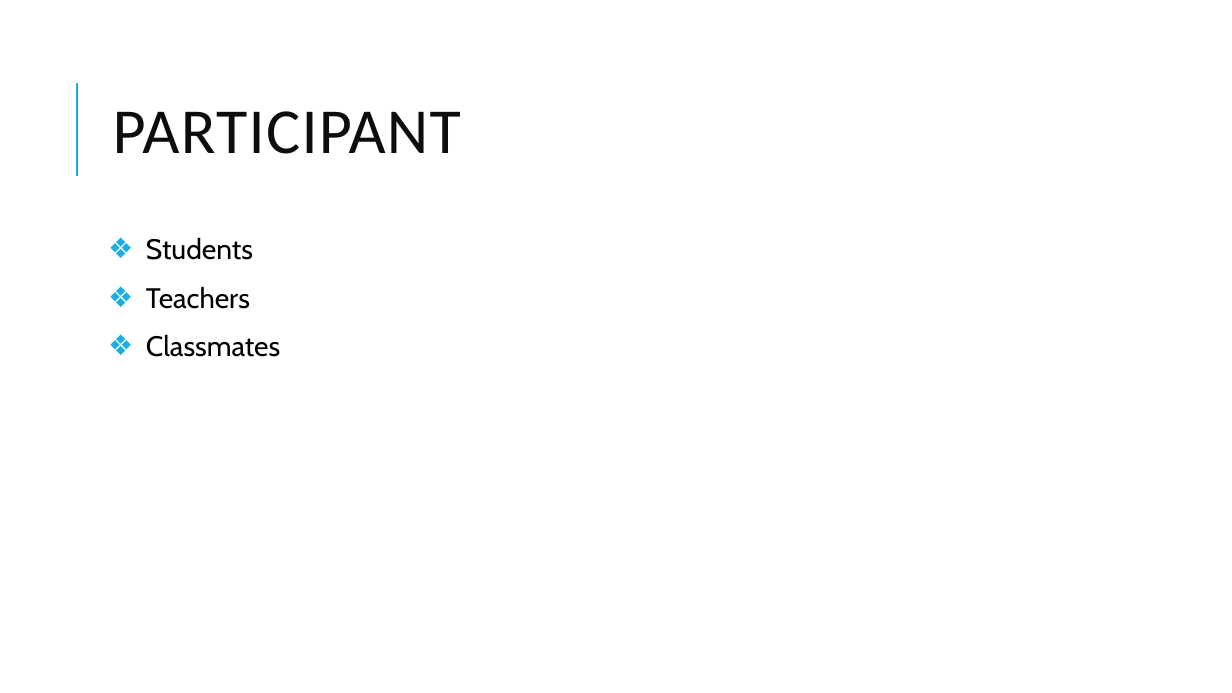
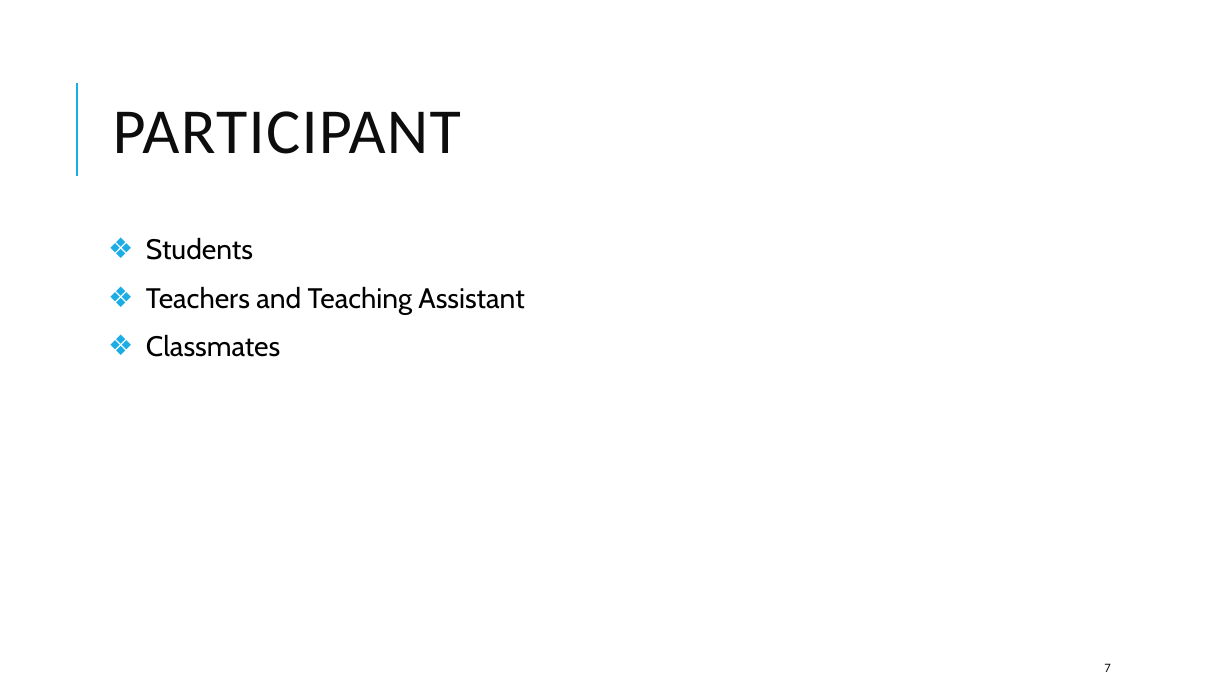
Before and after one commit to kurniawanbobby/seventh-floor, a slide deck: slide 7 of report/Organic_Food_new.pptx. Drawn at 1232x693 pixels with LibreOffice and Linux fonts; fonts in the diff are those of the drawing. Boxes give left, top, right and bottom in pixels: in the first picture for what was removed or moved away, otherwise in the second. Text is boxed around its words. In the diff, an @@ line names an element or a change of style, - is before the commit and + after.

```diff
--- a/report/Organic_Food_new.pptx
+++ b/report/Organic_Food_new.pptx
@@ text at (x1=146, y1=286, x2=524, y2=314): text changed @@
-❖ Teachers
+❖ Teachers and Teaching Assistant
@@ page number added at (x1=1104, y1=663, x2=1110, y2=672), 10 pt, text #0D0D0D @@
+7
```
Also in this commit, not shown: 8 other slides changed.
